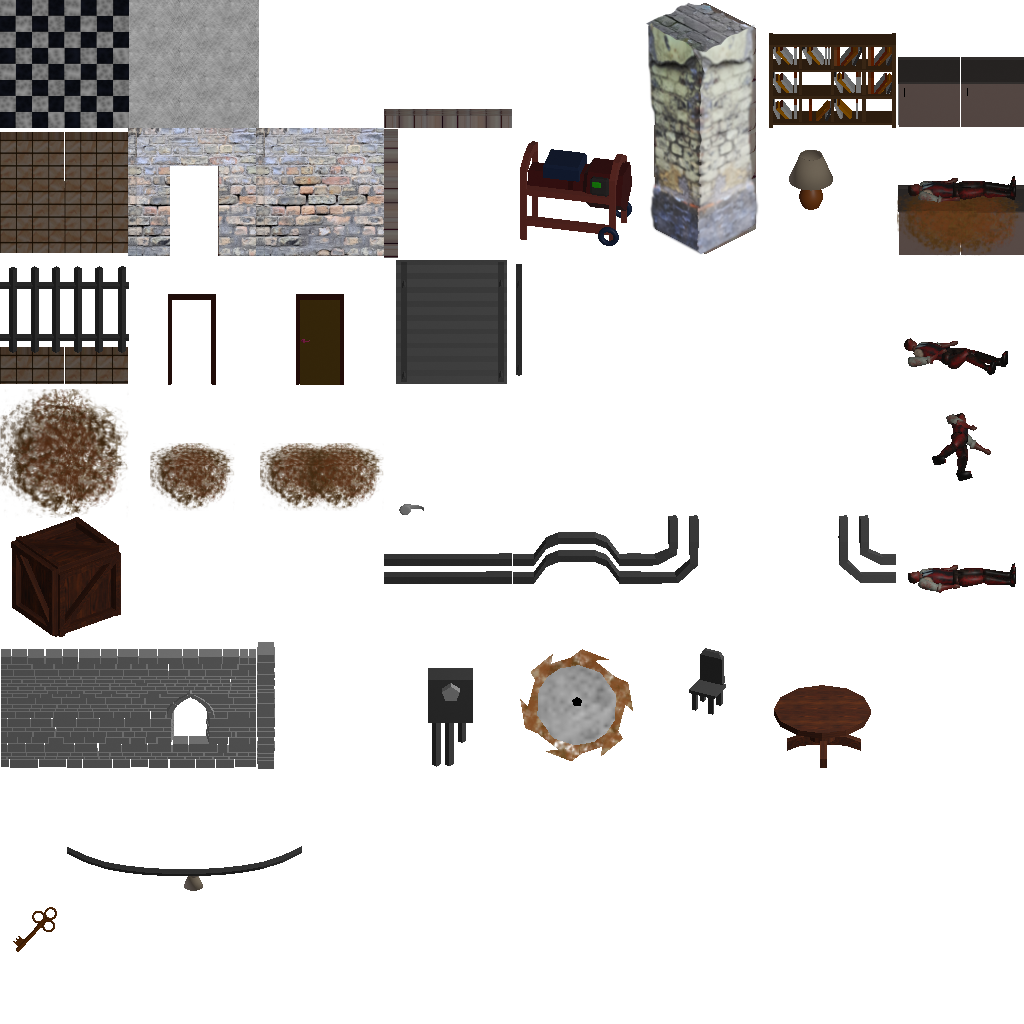
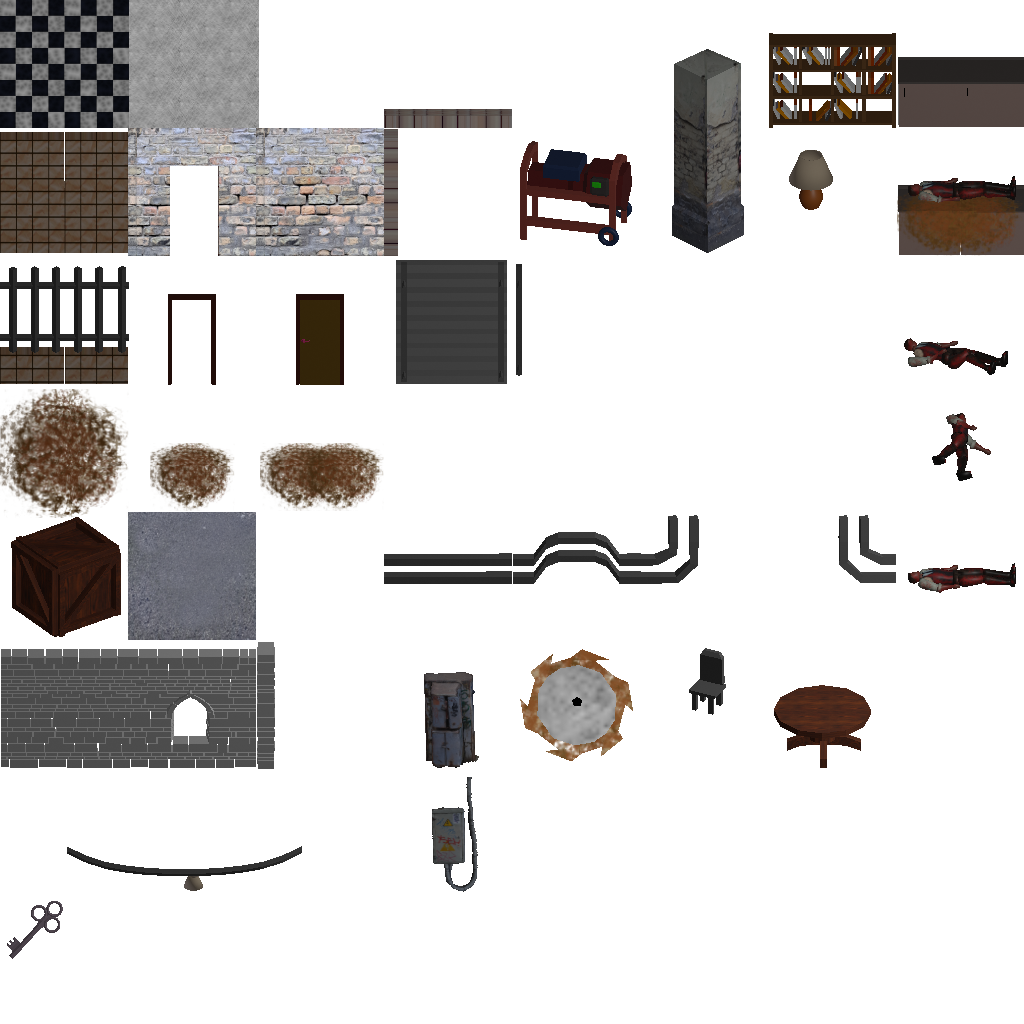
Two versions of the same layered image (1024x1024). Layer-by-layer changes:
hid "pillarSides" over box(648, 22, 759, 255)
hid "pillarTop" over box(646, 2, 755, 55)
added layer "override" above "tilesTop.png" over box(4, 2, 961, 891)
painted on "tilesTop.png" over box(4, 2, 961, 952)
added layer "rendered.png" over box(4, 2, 961, 959)